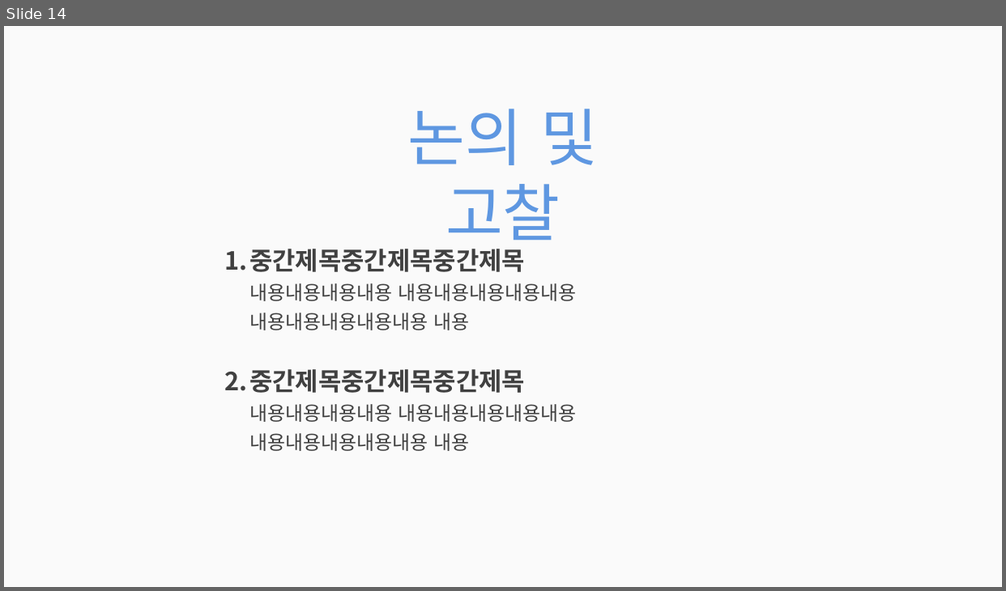
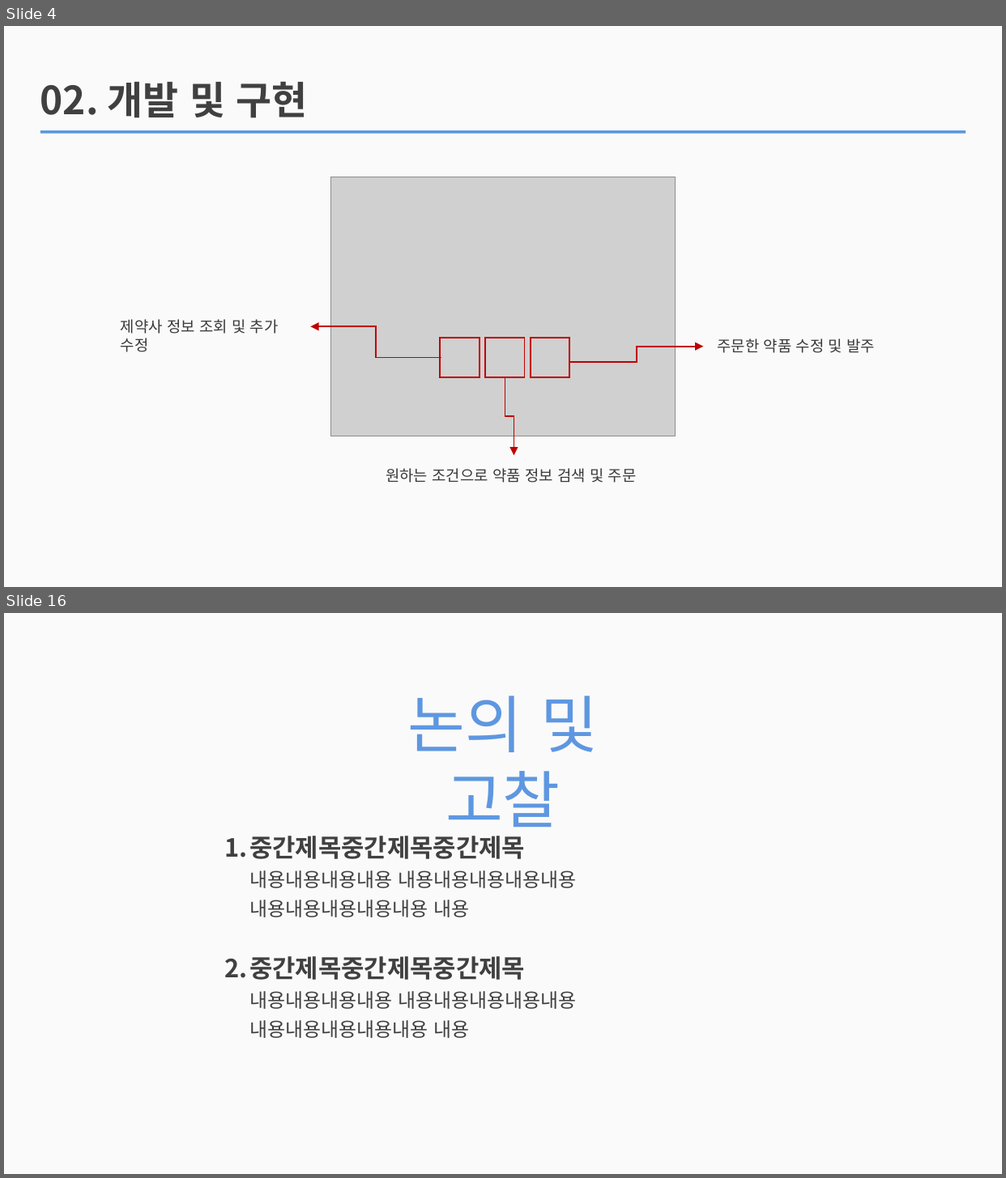
Before and after one commit to jhy0409/teamPrj, a slide deck: PPT/210421_빛창식과 아이들_사진추가본.pptx. Shown one above the other, each under a label of ours: slide 14 before the commit, slides 4 and 16 after it; the slides between them are not shown. The pictures are 1006x591 and 1006x1178 pixels, drawn with LibreOffice and Linux fonts; fonts in the diff are those of the drawing; grey boxes stand for pictures. Boxes give left, top, right and bottom in pixels: in the first picture for what was removed or moved away, otherwise in the second. Text is boxed around its words. In the diff, an @@ line names an element or a change of style, - is before the commit and + after.

```diff
--- a/PPT/210421_빛창식과 아이들_사진추가본.pptx
+++ b/PPT/210421_빛창식과 아이들_사진추가본.pptx
@@ slide 4 added at (4, 26, 1002, 587), background #FAFAFA @@
@@ text added at (40, 81, 307, 118), 28 pt, text #404040, bold @@
+02. 개발 및 구현
@@ rectangle added at (40, 130, 965, 134), fill #5E97E1 @@
@@ picture added at (331, 177, 675, 436) @@
@@ text added at (121, 319, 279, 352), 11 pt, text #3B3838 @@
+제약사 정보 조회 및 추가 수정
@@ elbow arrow added from (441, 357) to (310, 327), #C00000 1 pt @@
@@ rectangle added at (440, 339, 479, 378), outline #C00000 1 pt @@
@@ rectangle added at (485, 339, 524, 378), outline #C00000 1 pt @@
@@ rectangle added at (530, 339, 570, 378), outline #C00000 1 pt @@
@@ text added at (717, 339, 875, 353), 11 pt, text #3B3838 @@
+주문한 약품 수정 및 발주
@@ elbow arrow added from (570, 362) to (704, 346), #C00000 1 pt @@
@@ elbow arrow added from (505, 378) to (514, 455), #C00000 1 pt @@
@@ text added at (386, 468, 637, 483), 11 pt, text #3B3838 @@
+원하는 조건으로 약품 정보 검색 및 주문
@@ what was slide 14 is now slide 16 @@
```
Also in this commit, not shown: 2 slides changed, 11 other slides added, 10 slides removed.
